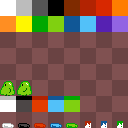
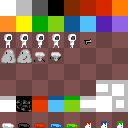
Two versions of the same layered image (128x128). Layer-by-layer changes:
added layer "Gun" in group "Character" over [84, 39, 91, 45]
added layer "Charcter_walking3" in group "Character" over [52, 34, 60, 48]
added layer "Charcter_walking4" in group "Character" over [68, 34, 76, 48]
added layer "Charcter_walking2" in group "Character" over [36, 34, 44, 48]
added layer "Charcter_walking1" in group "Character" over [20, 34, 28, 48]
added layer "Character_idle" in group "Character" over [4, 34, 12, 48]
painted on "Black_terrain" over [16, 100, 32, 112]
added layer "White_updown_terrain" in group "Terrain" over [80, 96, 96, 112]
added layer "White_full_terrain" in group "Terrain" over [96, 96, 112, 112]
added layer "White_single_terrain" in group "Terrain" over [112, 96, 128, 112]
added layer "White_U_terrain" in group "Terrain" over [96, 80, 112, 96]
added layer "White_corner_terrain" in group "Terrain" over [112, 80, 128, 96]
renamed "WalkingG_2" to "Walking_enemy_2", painted on it over [0, 49, 16, 96]
added layer "Flying_enemy_2" in group "Enemies" over [34, 52, 46, 62]
added layer "Flying_enemy_1" in group "Enemies" over [50, 52, 62, 61]
renamed "WalkingG_1" to "Walking_enemy_1", painted on it over [17, 49, 32, 96]
